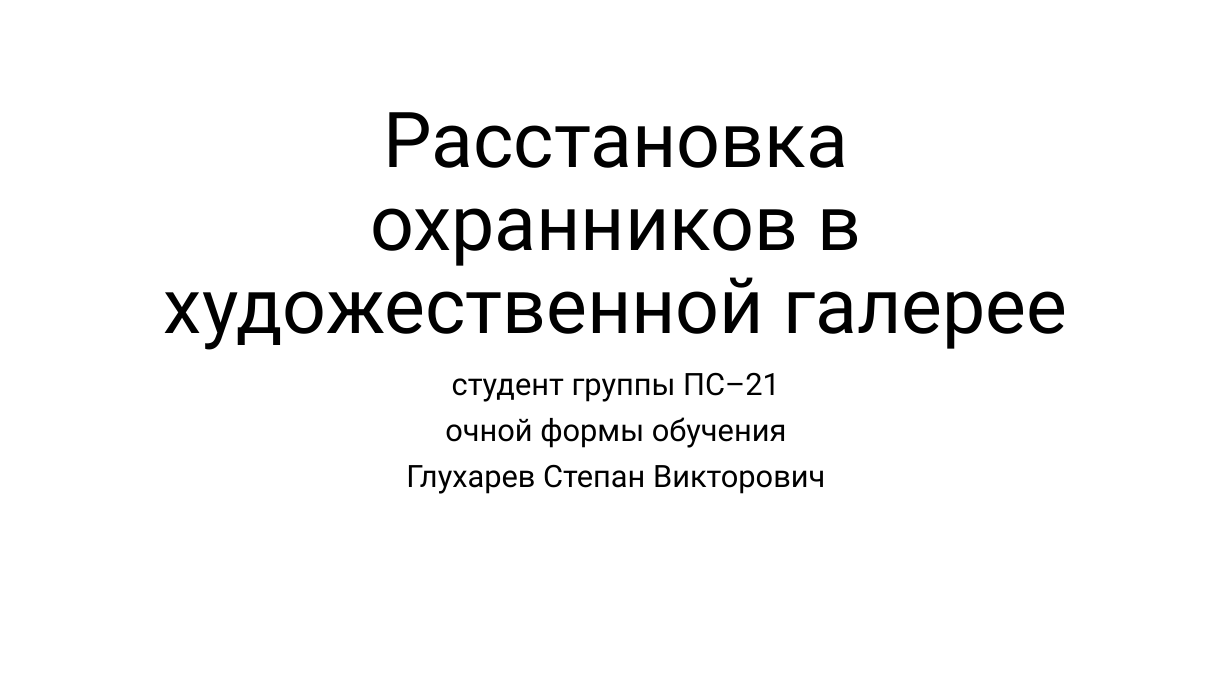
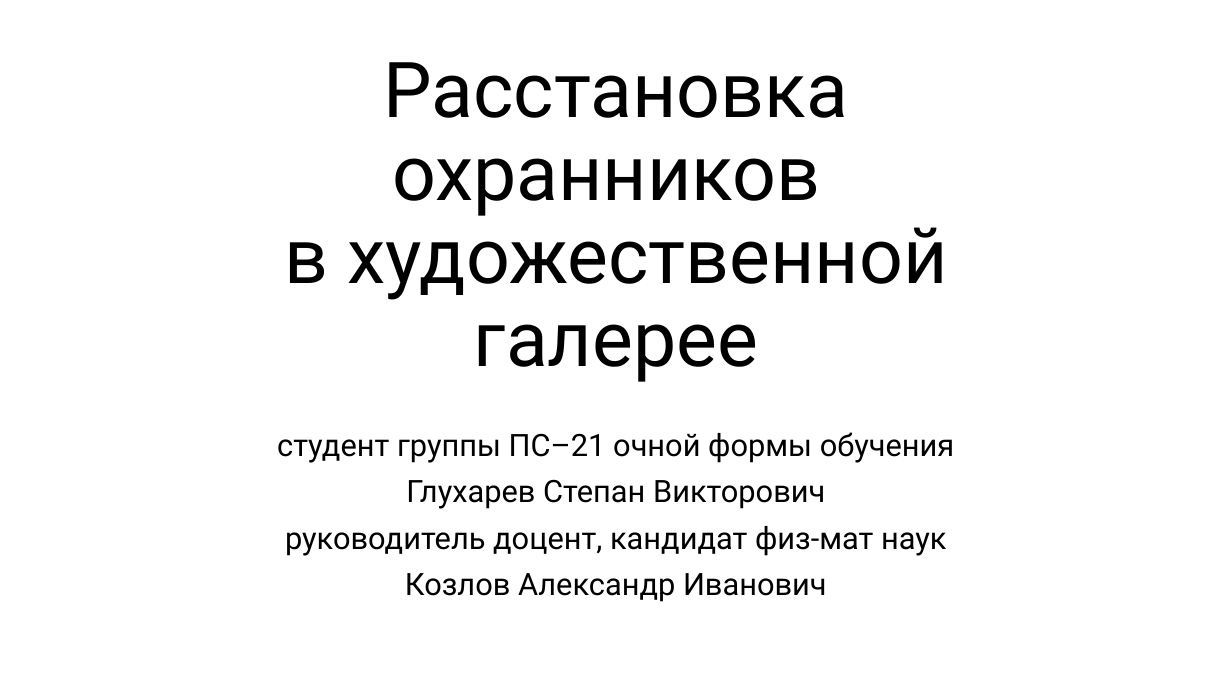
Before and after one commit to antllcon/art-gallery, a slide deck: slide 1 of presentation.pptx. Drawn at 1232x693 pixels with LibreOffice and Linux fonts; fonts in the diff are those of the drawing. Boxes give left, top, right and bottom in pixels: in the first picture for what was removed or moved away, otherwise in the second. Text is boxed around its words. In the diff, an @@ line names an element or a change of style, - is before the commit and + after.

```diff
--- a/presentation.pptx
+++ b/presentation.pptx
@@ title "Расстановка охранников в художественной галерее" rewrapped from (164, 112, 1067, 350) to (284, 62, 947, 382) @@
@@ subtitle "студент группы ПС–21 очной формы ...": place and size @@
-subtitle "студент группы ПС–21 очной формы ..." at (406, 372, 825, 494)
+subtitle "студент группы ПС–21 очной формы ..." at (277, 432, 955, 602)
@@ subtitle at (277, 432, 955, 463): text changed @@
-студент группы ПС–21
-очной формы обучения
+студент группы ПС–21 очной формы обучения
@@ subtitle at (285, 526, 946, 602): paragraphs added @@
+руководитель доцент, кандидат физ-мат наук
+Козлов Александр Иванович
```
Also in this commit, not shown: 3 other slides changed, 3 slides added, 2 other files.
